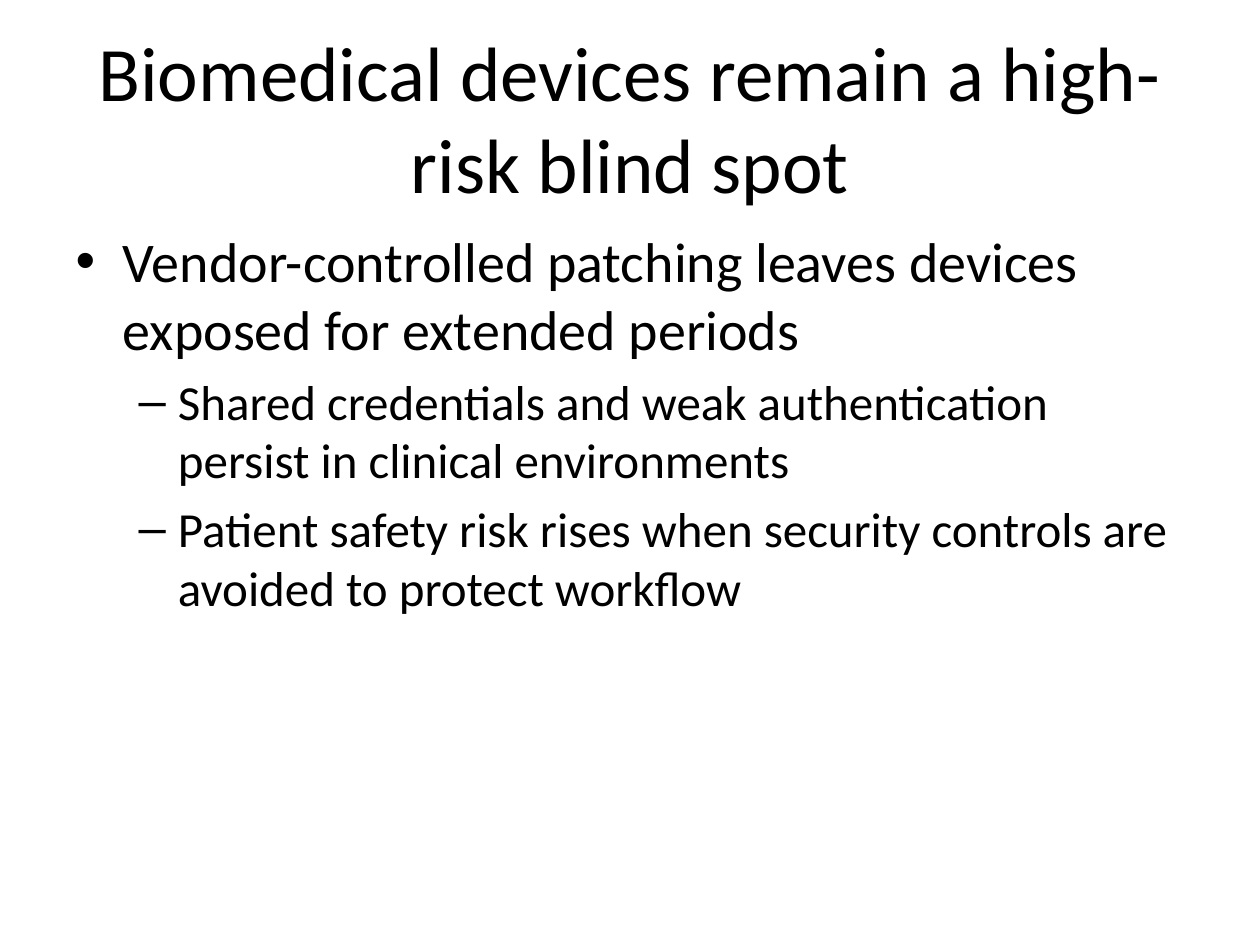
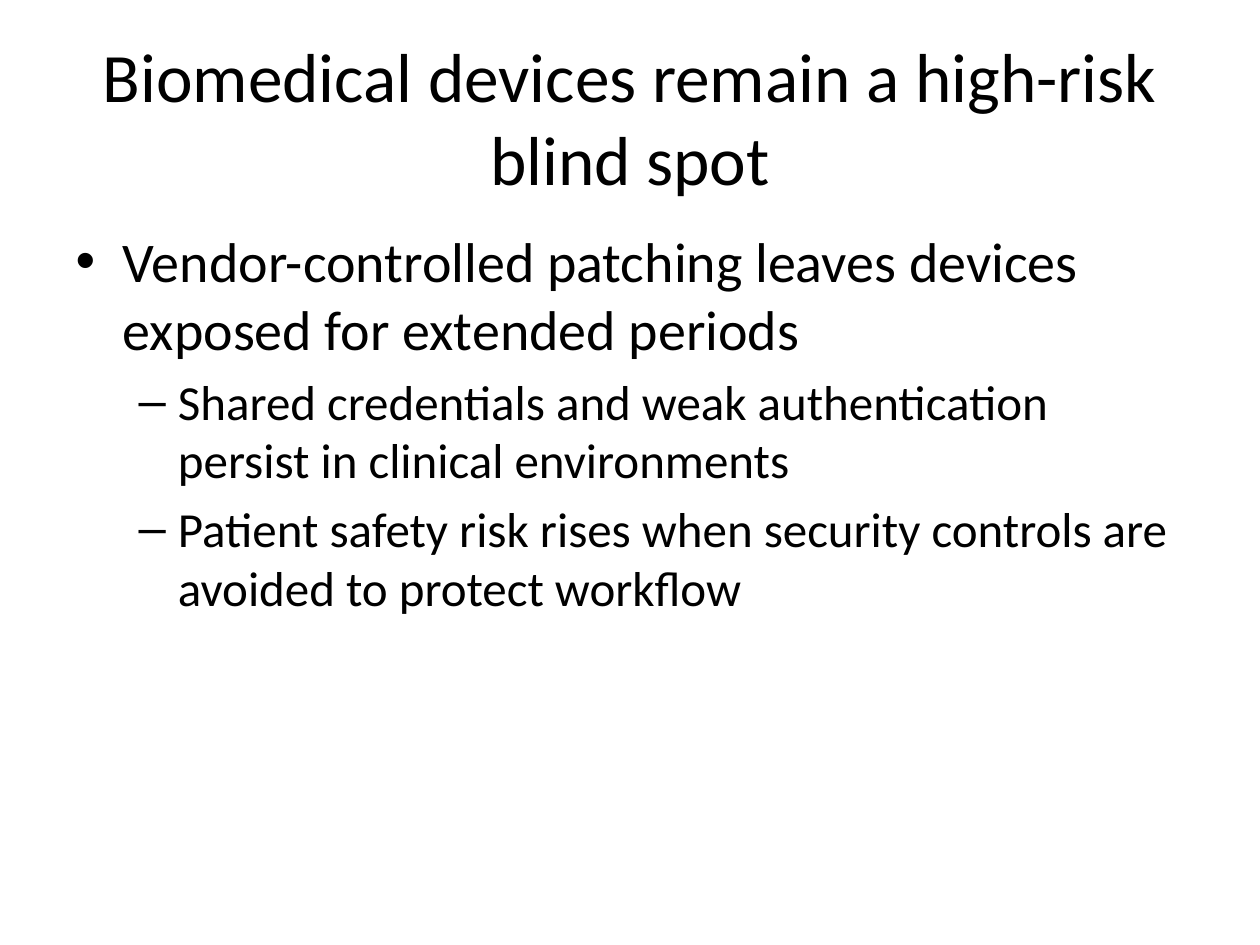
Before and after one commit to Abdi6191/capstone-reproducibility-, a slide deck: slide 2 of docs/pitch/week13_pitch.pptx. Drawn at 1260x945 pixels with LibreOffice and Linux fonts; fonts in the diff are those of the drawing. Boxes give left, top, right and bottom in pixels: in the first picture for what was removed or moved away, otherwise in the second. Text is boxed around its words. In the diff, an @@ line names an element or a change of style, - is before the commit and + after.

```diff
--- a/docs/pitch/week13_pitch.pptx
+++ b/docs/pitch/week13_pitch.pptx
@@ title "Biomedical devices remain a high-risk ..." at [103, 54, 1156, 197]: size 44 to 39.6 pt @@
```
Also in this commit, not shown: 7 other slides changed.
